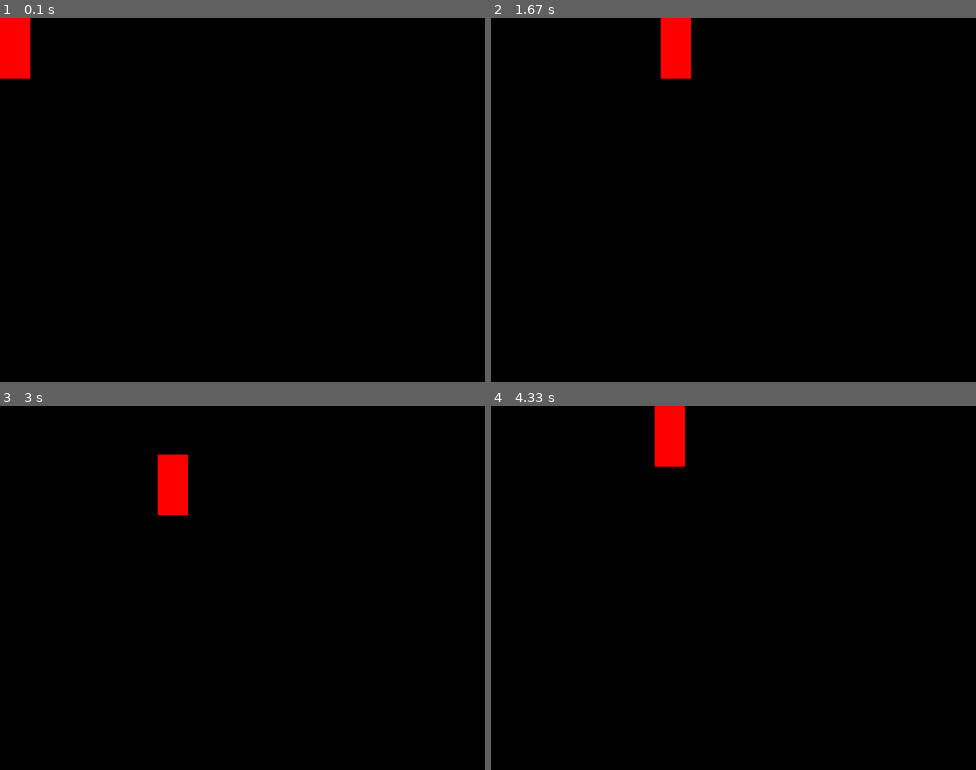
Above: before the commit, frames 1-4 (two rows, left to right).
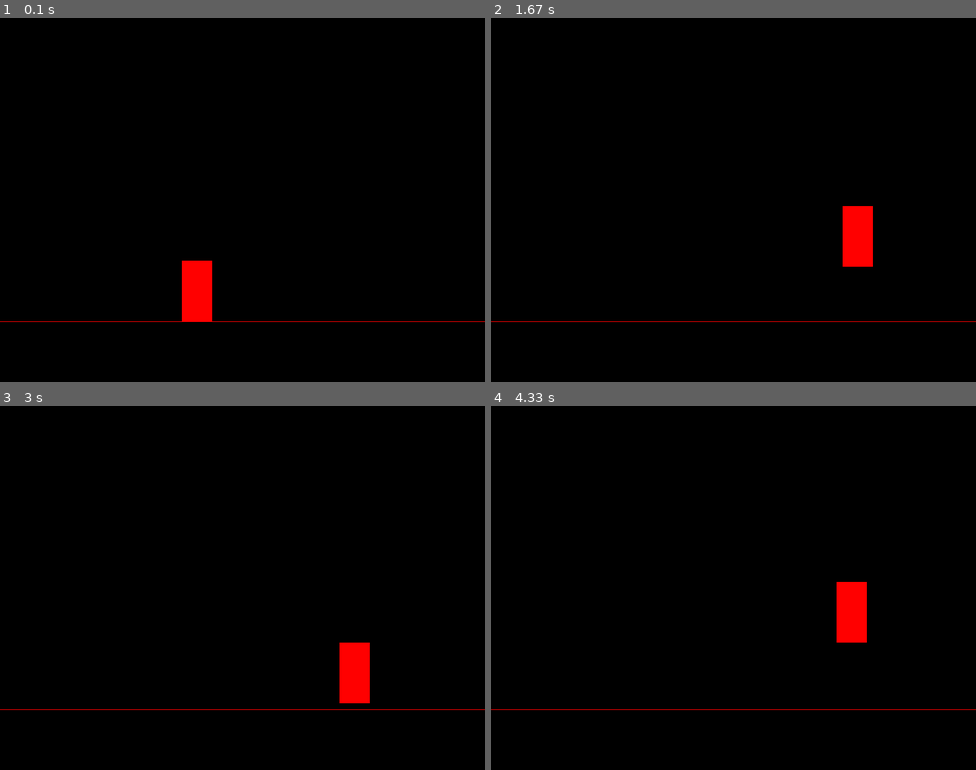
Above: after the commit, the same moments.

Repository: r0mka/pygame
Game: pygame game, started from main.py
Two runs of this game, one before a commit and one after it. Both use one fixed random seed, a clock stepped at 60 frames per second and the inputs below.
Inputs:
- Up to frame 1 (0.1 s): no input
- Up to frame 2 (1.67 s): hold Space 0.33-0.8 s; hold Right 0.33-0.8 s; hold Right 0.83-1.3 s; hold Up 1.33-1.63 s
- Up to frame 3 (3 s): hold Right 1.67-2.13 s; hold Left 2.17-2.7 s; hold Down from 2.73 s (still down)
- Up to frame 4 (4.33 s): release Down at 3.03 s; hold Left 3.07-3.47 s; hold Up 3.5-3.87 s; hold Right from 3.9 s (still down)

The runs differ from the first frame. In frame 1, 2.2% of the frame differs, in the area x 0-100%, y 0-84%; in frame 2, 2.2%; in frame 3, 2.2%; in frame 4, 2.2%.

Commit message:
Work on jump

Diff:
--- a/main.py
+++ b/main.py
@@ -10,15 +10,17 @@
 win = pg.display.set_mode(WIN_DIM)
 pg.display.set_caption("First Game")
 
+hero_pos = [300, 400]
+hero_vel = [5, 5]
 
-
-hero_pos = [0, 0]
-hero_vel = [5, 5]
+jumpcount = 10
+isJump = False
 
 
 def redraw_window():
     win.fill((0, 0, 0))
     pg.draw.rect(win, (255, 0, 0), (hero_pos[0], hero_pos[1], HERO_WIDTH, HERO_HEIGHT))
+    pg.draw.line(win,(255, 0, 0), (0, 400 + HERO_HEIGHT), (WIN_WIDTH, 400 + HERO_HEIGHT))
     pg.display.update()
 
 
@@ -43,6 +45,16 @@
     if keys[pg.K_DOWN]:
         hero_pos[1] += hero_vel[1]
 
+    if not isJump:
+        if keys[pg.K_SPACE]:
+            isJump = True
+    else:
+        if jumpcount >= -10:
+            hero_pos[1] -= jumpcount * abs(jumpcount) * 0.5
+            jumpcount -= 1
+        else:
+            isJump = False
+            jumpcount = 10
 
     redraw_window()
 
